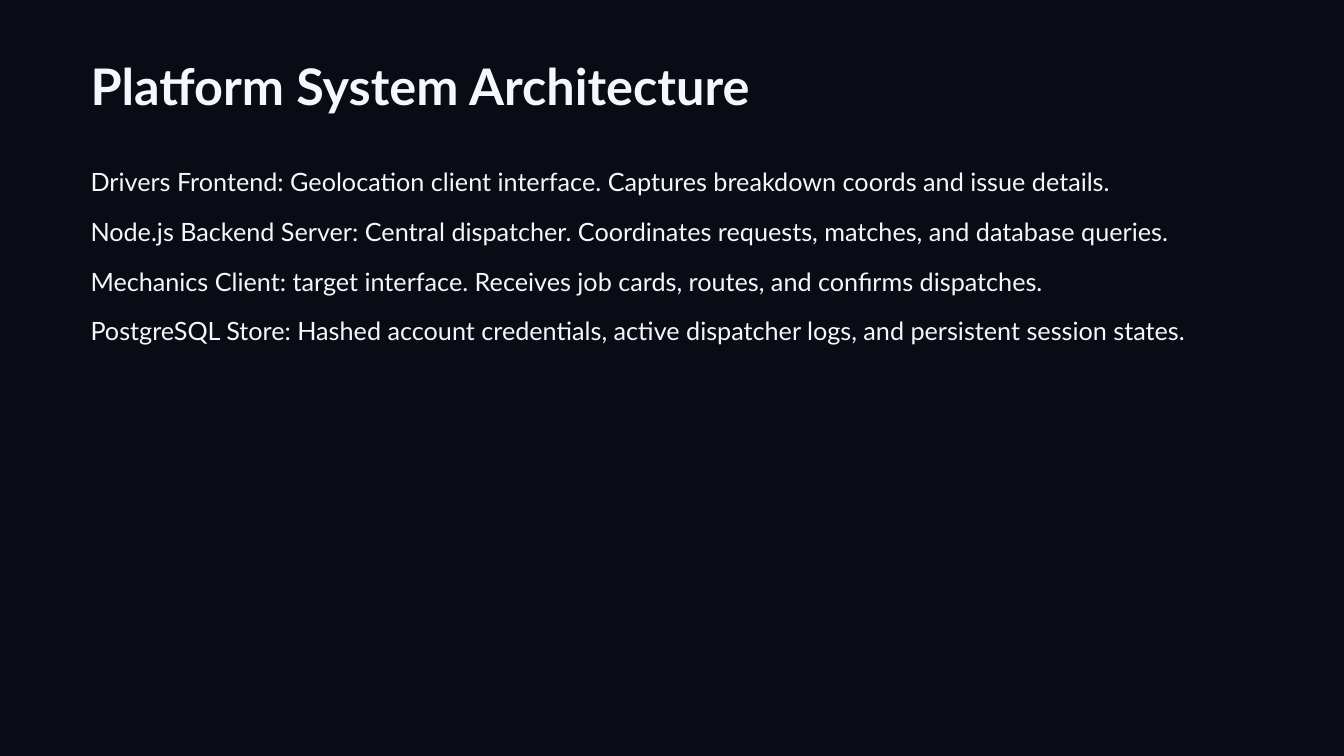
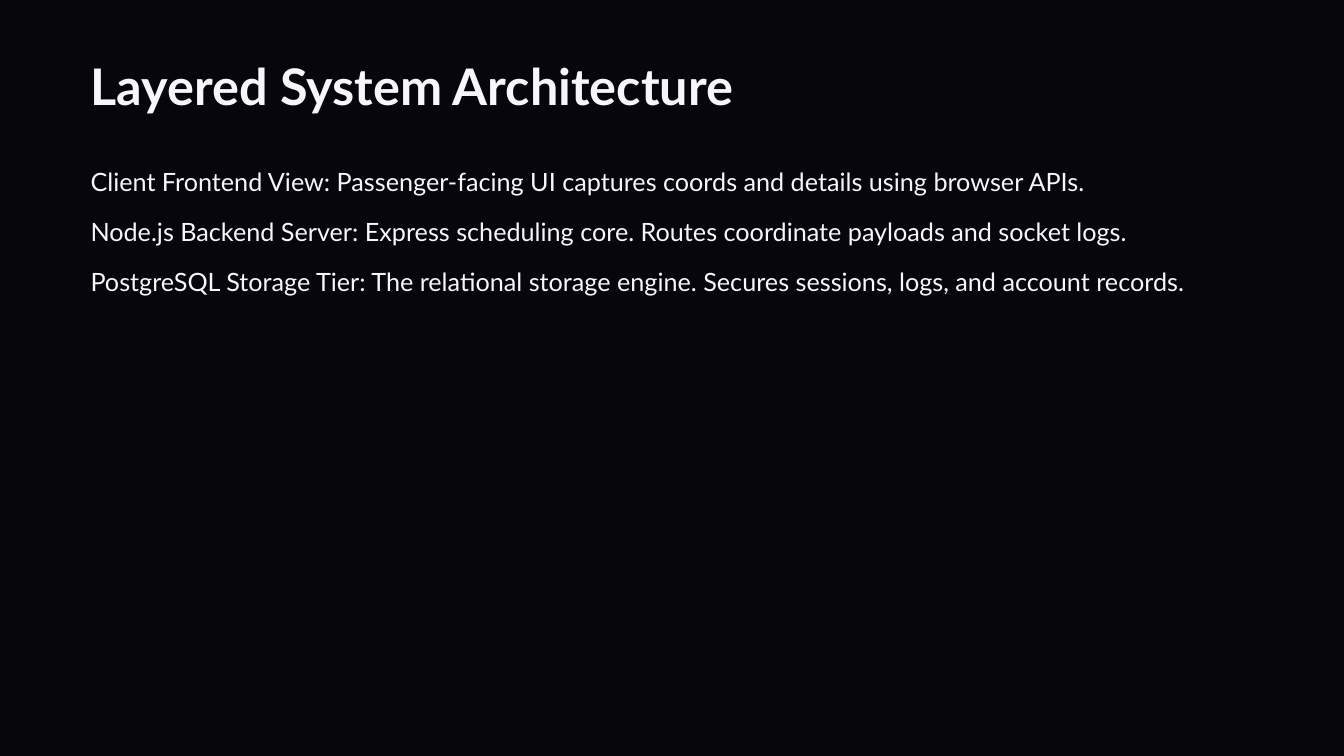
Before and after one commit to jaiAkash1209/Ecube-ppt, a slide deck: slide 6 of PitCrew_Connect_Showcase.pptx (slide 4 before the commit). Drawn at 1344x756 pixels with LibreOffice and Linux fonts; fonts in the diff are those of the drawing. Boxes give left, top, right and bottom in pixels: in the first picture for what was removed or moved away, otherwise in the second. Text is boxed around its words. In the diff, an @@ line names an element or a change of style, - is before the commit and + after.

```diff
--- a/PitCrew_Connect_Showcase.pptx
+++ b/PitCrew_Connect_Showcase.pptx
@@ background #0A0B14 to #06060C @@
@@ text at (91, 67, 733, 114): text changed @@
-Platform System Architecture
+Layered System Architecture
@@ text at (91, 172, 1184, 295): text changed @@
-Drivers Frontend: Geolocation client interface. Captures breakdown coords and issue details.
-Node.js Backend Server: Central dispatcher. Coordinates requests, matches, and database queries.
-Mechanics Client: target interface. Receives job cards, routes, and confirms dispatches.
-PostgreSQL Store: Hashed account credentials, active dispatcher logs, and persistent session states.
+Client Frontend View: Passenger-facing UI captures coords and details using browser APIs.
+Node.js Backend Server: Express scheduling core. Routes coordinate payloads and socket logs.
+PostgreSQL Storage Tier: The relational storage engine. Secures sessions, logs, and account records.
```
Also in this commit, not shown: 4 other slides changed, 6 slides added, 3 slides removed, 4 other files.
